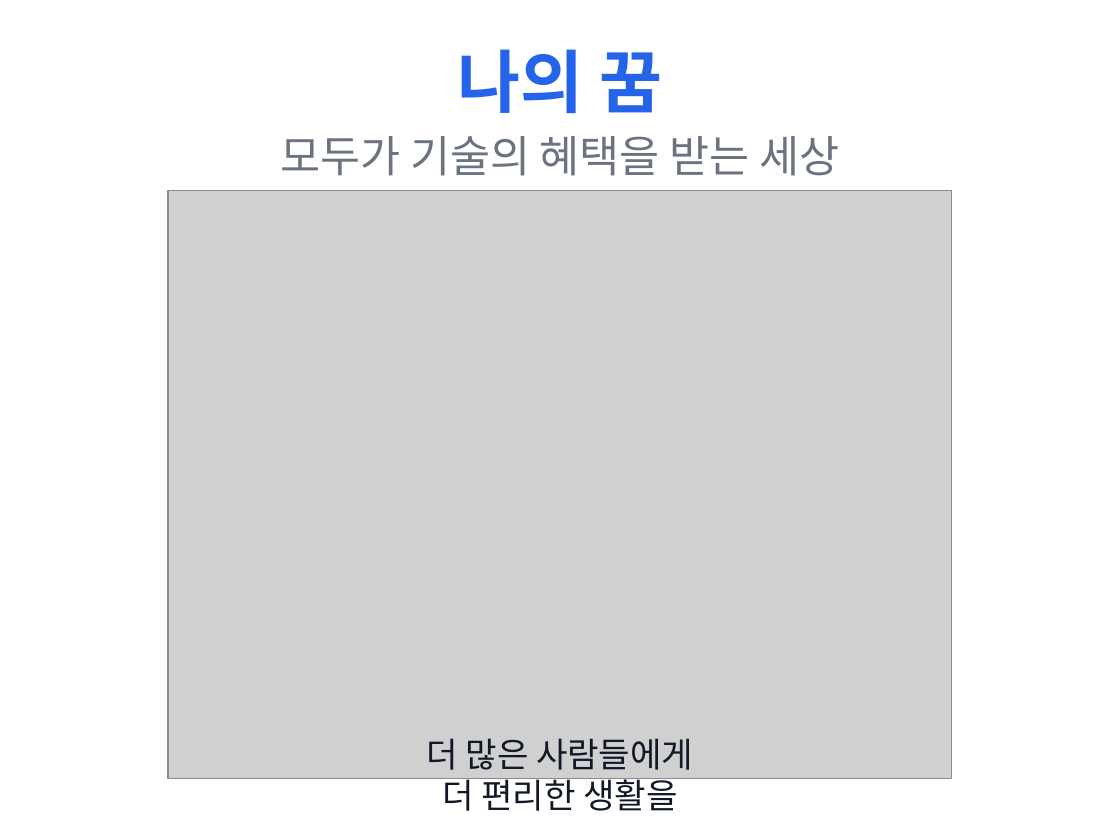
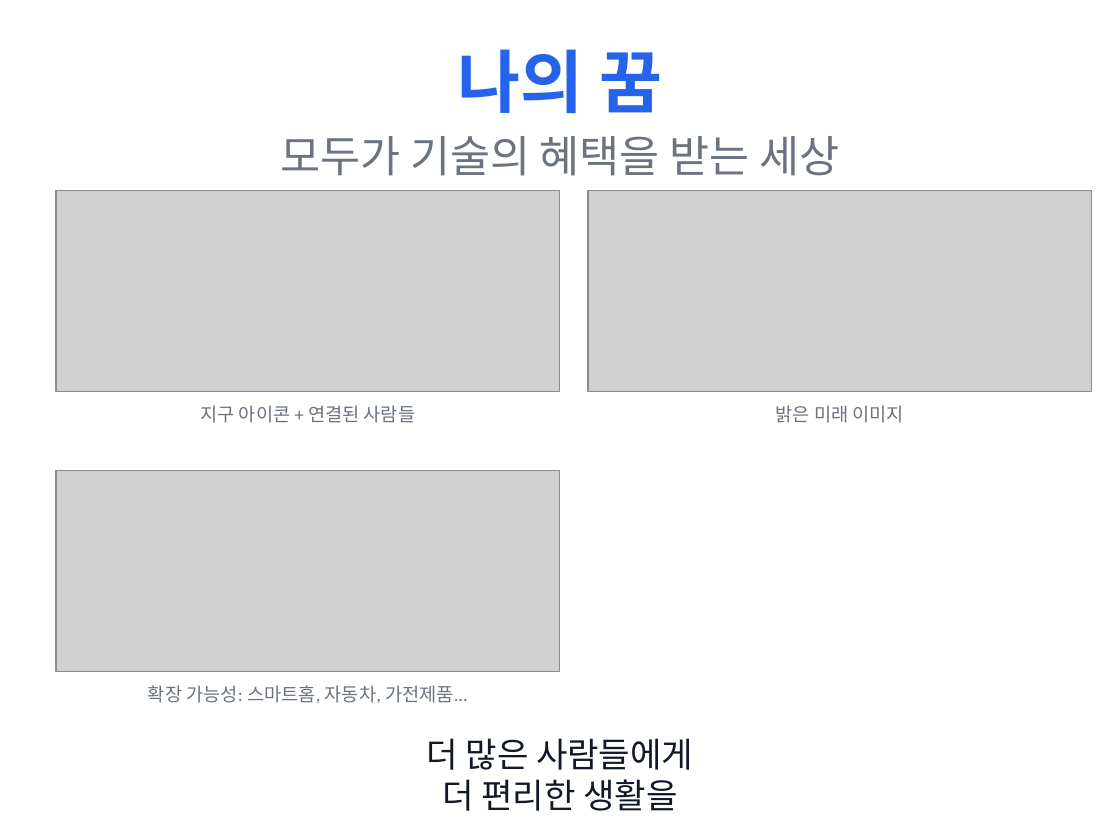
Before and after one commit to twoLoop-40/SoundToAct, a slide deck: slide 9 of presentations/output/SoundToAct_Presentation_WithImages.pptx. Drawn at 1120x840 pixels with LibreOffice and Linux fonts; fonts in the diff are those of the drawing; grey boxes stand for pictures. Boxes give left, top, right and bottom in pixels: in the first picture for what was removed or moved away, otherwise in the second. Text is boxed around its words. In the diff, an @@ line names an element or a change of style, - is before the commit and + after.

```diff
--- a/presentations/output/SoundToAct_Presentation_WithImages.pptx
+++ b/presentations/output/SoundToAct_Presentation_WithImages.pptx
@@ picture: place and size @@
-picture at [168, 190, 952, 778]
+picture at [56, 190, 560, 392]
@@ picture added at [588, 190, 1092, 392] @@
@@ text added at [200, 405, 415, 423], 12 pt, text #6B7280 @@
+지구 아이콘 + 연결된 사람들
@@ text added at [776, 405, 904, 423], 12 pt, text #6B7280 @@
+밝은 미래 이미지
@@ picture added at [56, 470, 560, 672] @@
@@ text added at [148, 685, 468, 703], 12 pt, text #6B7280 @@
+확장 가능성: 스마트홈, 자동차, 가전제품...
```
Also in this commit, not shown: 9 other slides changed, 2 other files.
